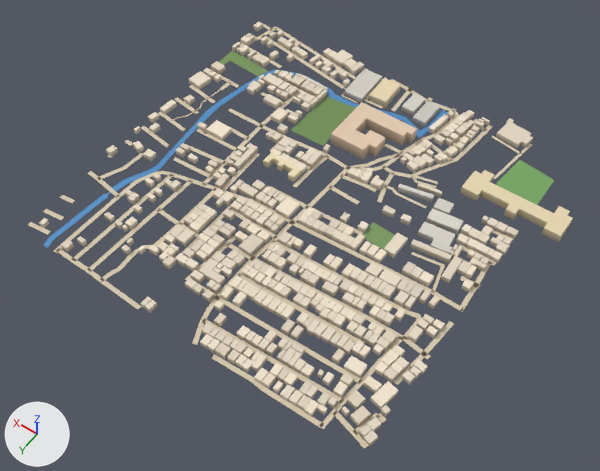
Renders of the glTF model public/assets/bengaluru-region-v1/tiles/t11_11-l0.glb from each side of a commit.
Both versions are drawn from a 50 mm lens placed at (5349.0, 6319.0, 806.0), pointed at (5727.0, 5791.0, -24.0). The axes (+X, +Y, +Z) are drawn at lower left. The lights are the same throughout. The older version comes first. Vertices at exactly the same position are counted once.

Objects in the first picture: 'building', 'ground', 'water'.
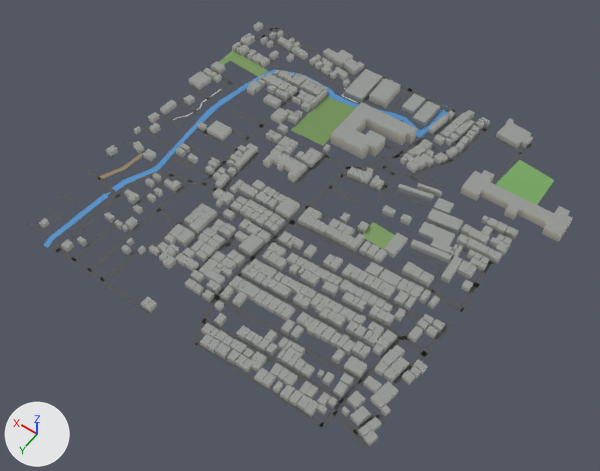
Where the change shows, as pixel boxes [x1, y1, x2, y2] in the pictures (600 x 471 px; the box of a moved part takes in the faces that stretch with it):
part 1 of me_building, recoloured (darker): [39, 22, 573, 446] in both
part 2 of me_ground, moved or reshaped: [28, 24, 513, 449] in both
part 3 of me_ground, recoloured: [54, 27, 532, 440] in both

The change, as a diff of the scene's bpy script:
```diff
--- a/public/assets/bengaluru-region-v1/tiles/t11_11-l0.glb.py
+++ b/public/assets/bengaluru-region-v1/tiles/t11_11-l0.glb.py
@@ me_building @@
 # used by ob_building; location = (5500.0, 5500.0, 0.0)
-me_building.from_pydata(...)  # 4598 vertices, 5817 faces; spans x -47.0..507.0, y -22.0..498.0, z 0.0..18.0
+me_building.from_pydata(...)  # 4598 vertices, 7016 faces; spans x -47.0..507.0, y -22.0..498.0, z 0.0..18.0
+# me_building part 1: 5817 kept faces spanning x -47.0..507.0, y -22.0..498.0, z 0.0..18.0 get new vertex colours
 me_building.materials.append(mat_building)
@@ me_ground @@
 # used by ob_ground; location = (5500.0, 5500.0, 0.0)
-me_ground.from_pydata(...)  # 919 vertices, 725 faces; spans x -1.0..500.0, y -3.0..503.0, z 1.0
+me_ground.from_pydata(...)  # 938 vertices, 744 faces; spans x 0.0..500.0, y 0.0..500.0, z 1.0
+# me_ground part 2
+# 9 vertices are removed from x -1.0..484.0, y -1.0..503.0, z 1.0
+# 57 faces are deleted
+# 3 vertices in x 50.0..142.0, y 8.0..501.0, z 1.0 move by (0.0, -1.0, 0.0)
+# 26 vertices move from x -1.0..479.0, y -3.0..503.0, z 1.0 to x 0.0..491.0, y 0.0..500.0, z 1.0
+# 28 vertices are added at x 0.0..498.0, y 0.0..500.0, z 1.0
+# 76 new faces join them
+# me_ground part 3: 600 kept faces spanning x 0.0..500.0, y 0.0..500.0, z 1.0 get new vertex colours; the middle colour goes from beige #d7c9ae to dark grey #535556
 me_ground.materials.append(mat_ground)
```
